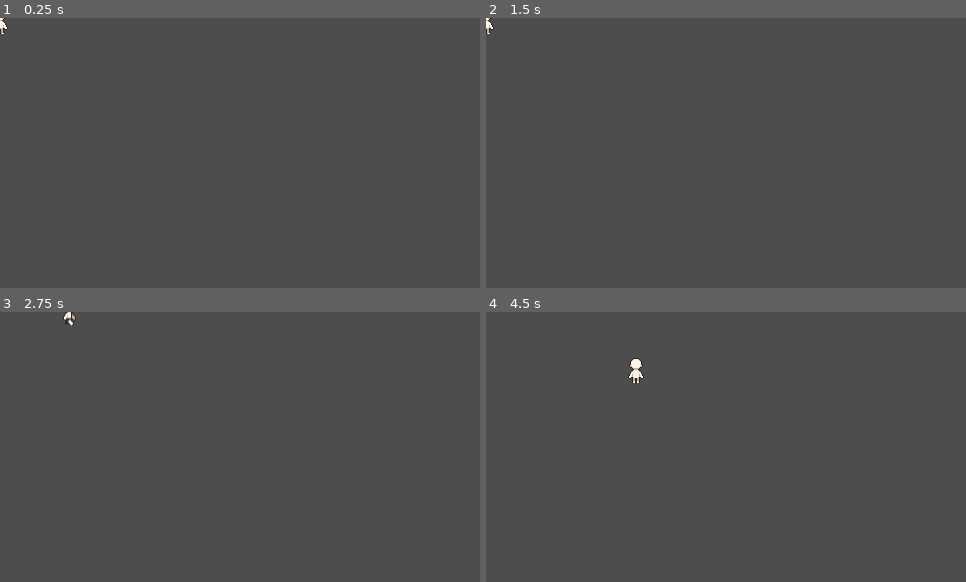
Above: before the commit, frames 1-4 (two rows, left to right).
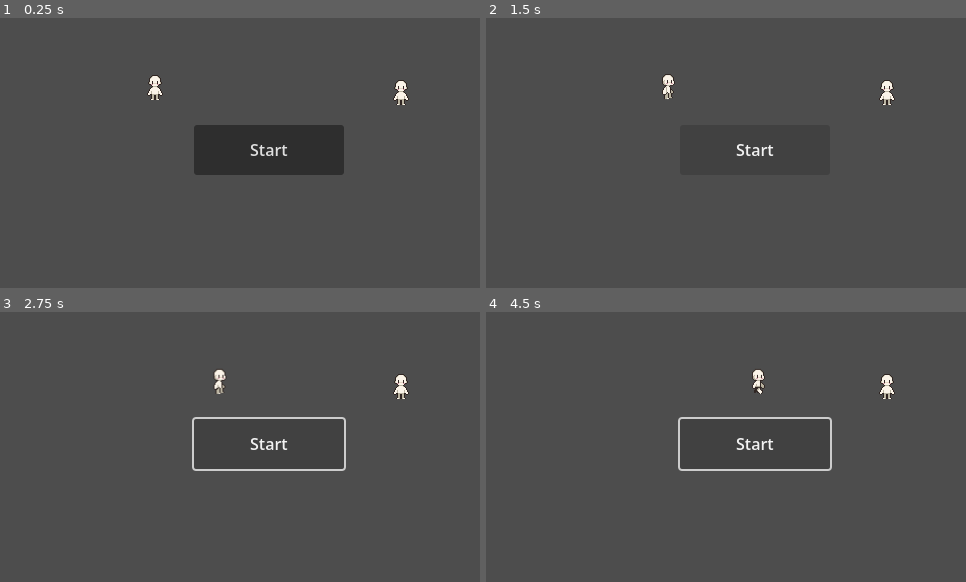
Above: after the commit, the same moments.

Repository: MrMPN/ZankokuGame
Game: Godot game, scene res://scene.tscn
The game is run twice, just before and just after one commit, with the same random seed, the same clock (stepped at 60 frames per second) and the same inputs.
Inputs (mouse positions are in pixels of both pictures, inside the frame that each line leads up to):
- Up to frame 1 (0.25 s): no input
- Up to frame 2 (1.5 s): click (754, 150) at 0.5 s, where only the run after the commit has a clickable "Start"; click (754, 150) at 1.25 s, where only the run after the commit has a clickable "Start"
- Up to frame 3 (2.75 s): hold Right (ui_right) from 2.03 s (still down)
- Up to frame 4 (4.5 s): release Right (ui_right) at 2.78 s; hold Down (ui_down) 2.78-3.53 s; hold Right (ui_right) 3.53-4.28 s; hold Up (ui_up) from 4.28 s (still down)

The runs differ from the first frame. In frame 1, 6.2% of the frame differs, in the area x 0-86%, y 0-59%; in frame 2, 0.6%; in frame 3, 1.2%; in frame 4, 1.4%.

Commit message:
Now Char 2 emits music somehow

Diff:
--- a/icon.svg
+++ /dev/null
@@ -1 +0,0 @@
-<svg xmlns="http://www.w3.org/2000/svg" width="128" height="128"><rect width="124" height="124" x="2" y="2" fill="#363d52" stroke="#212532" stroke-width="4" rx="14"/><g fill="#fff" transform="translate(12.322 12.322)scale(.101)"><path d="M105 673v33q407 354 814 0v-33z"/><path fill="#478cbf" d="m105 673 152 14q12 1 15 14l4 67 132 10 8-61q2-11 15-15h162q13 4 15 15l8 61 132-10 4-67q3-13 15-14l152-14V427q30-39 56-81-35-59-83-108-43 20-82 47-40-37-88-64 7-51 8-102-59-28-123-42-26 43-46 89-49-7-98 0-20-46-46-89-64 14-123 42 1 51 8 102-48 27-88 64-39-27-82-47-48 49-83 108 26 42 56 81zm0 33v39c0 276 813 276 814 0v-39l-134 12-5 69q-2 10-14 13l-162 11q-12 0-16-11l-10-65H446l-10 65q-4 11-16 11l-162-11q-12-3-14-13l-5-69z"/><path d="M483 600c0 34 58 34 58 0v-86c0-34-58-34-58 0z"/><circle cx="725" cy="526" r="90"/><circle cx="299" cy="526" r="90"/></g><g fill="#414042" transform="translate(12.322 12.322)scale(.101)"><circle cx="307" cy="532" r="60"/><circle cx="717" cy="532" r="60"/></g></svg>
--- a/main_character.gd
+++ b/main_character.gd
@@ -1,9 +1,45 @@
 extends AnimatedSprite2D
 
 @export var speed: float = 100.0
+@export var movement_enabled: bool = false
+@export var target_node_path: NodePath
+var target_node: Node2D
+
+func _ready() -> void:
+	print("MainCharacter ready. target_node_path: ", target_node_path)
+	if target_node_path:
+		target_node = get_node(target_node_path)
+		if target_node:
+			print("MainCharacter successfully found target_node: ", target_node.name)
+		else:
+			print("MainCharacter FAILED to find target_node at path: ", target_node_path)
+	else:
+		print("MainCharacter has no target_node_path set")
+
+var _moving_to_target: bool = false
 
 func _process(delta: float) -> void:
-	var direction = Vector2.ZERO
+	if _moving_to_target and target_node:
+		print("Got here and")
+		var target_pos: Vector2 = target_node.position
+		var direction: Vector2 = (target_pos - position).normalized()
+		var distance: float = position.distance_to(target_pos)
+
+		if distance > 2.0: # Small threshold to avoid jittering
+			position += direction * speed * delta
+			play_walk_animation(direction)
+		else:
+			position = target_pos
+			_moving_to_target = false
+			stop()
+		return
+
+	if not movement_enabled:
+		stop()
+		return
+
+	var direction: Vector2 = Vector2.ZERO
+	direction.normalized()
 
 	if Input.is_action_pressed("ui_right"):
 		direction.x += 1
@@ -33,3 +69,22 @@
 			play("walk_down")
 		else:
 			play("walk_up")
+
+func toggle_movement() -> void:
+	movement_enabled = !movement_enabled
+
+func move_to_target_node() -> void:
+	print("move_to_target_node called")
+	print("target_node_path value: ", target_node_path)
+
+	# Attempt to re-resolve if null
+	if not target_node and target_node_path:
+		print("target_node is null, attempting to resolve again...")
+		target_node = get_node_or_null(target_node_path)
+
+	print("target_node value: ", target_node)
+	if target_node:
+		print("Target node is set to: ", target_node.name)
+		_moving_to_target = true
+	else:
+		print("Error: target_node is NOT set. Tried path: ", target_node_path)
--- a/project.godot
+++ b/project.godot
@@ -13,13 +13,15 @@
 config/name="ZankokuGame"
 run/main_scene="uid://1ah7k8fohqj5"
 config/features=PackedStringArray("4.6", "Forward Plus")
-config/icon="res://icon.svg"
+
+[debug]
+
+gdscript/warnings/untyped_declaration=2
 
 [display]
 
 window/size/viewport_width=480
 window/size/viewport_height=270
-window/size/mode=2
 window/stretch/mode="canvas_items"
 
 [physics]
--- /dev/null
+++ b/scene.gd
@@ -0,0 +1,14 @@
+extends Node2D
+
+
+# Called when the node enters the scene tree for the first time.
+func _ready() -> void:
+	$MainCharacter2/AudioStreamPlayer2D.play()
+	$MainCharacter2/AudioStreamPlayer2D2.play()
+
+	pass # Replace with function body.
+
+
+# Called every frame. 'delta' is the elapsed time since the previous frame.
+func _process(delta: float) -> void:
+	pass
--- a/scene.tscn
+++ b/scene.tscn
@@ -1,7 +1,10 @@
 [gd_scene format=3 uid="uid://1ah7k8fohqj5"]
 
+[ext_resource type="Script" uid="uid://b6be164o5y1cg" path="res://scene.gd" id="1_3253y"]
 [ext_resource type="Texture2D" uid="uid://cfhgnjyt6ikiu" path="res://Eris Esra's Character Template 4.0/16x32/16x32 Walk-Sheet.png" id="1_ulcgi"]
 [ext_resource type="Script" uid="uid://b720d7byl8o46" path="res://main_character.gd" id="2_yv4w1"]
+[ext_resource type="AudioStream" uid="uid://ndd600jg0qn2" path="res://chill af theme for a safe place.wav" id="4_u3cyc"]
+[ext_resource type="AudioStream" uid="uid://ccub62w26a3gr" path="res://chill af theme for a safe place 2.wav" id="5_m7jmp"]
 
 [sub_resource type="AtlasTexture" id="AtlasTexture_nxogm"]
 atlas = ExtResource("1_ulcgi")
@@ -106,8 +109,42 @@
 }]
 
 [node name="Scene" type="Node2D" unique_id=247078000]
+script = ExtResource("1_3253y")
+
+[node name="CanvasLayer" type="CanvasLayer" parent="." unique_id=912477423]
+
+[node name="StartButton" type="Button" parent="CanvasLayer" unique_id=282227103]
+offset_left = 194.0
+offset_top = 107.0
+offset_right = 344.0
+offset_bottom = 157.0
+text = "Start"
 
 [node name="MainCharacter" type="AnimatedSprite2D" parent="." unique_id=590002924]
+position = Vector2(155, 66)
 sprite_frames = SubResource("SpriteFrames_gu47o")
 animation = &"walk_down"
 script = ExtResource("2_yv4w1")
+speed = 30.0
+target_node_path = NodePath("../MainCharacter2")
+
+[node name="AudioListener2D" type="AudioListener2D" parent="MainCharacter" unique_id=914930938]
+current = true
+
+[node name="MainCharacter2" type="AnimatedSprite2D" parent="." unique_id=141750242]
+position = Vector2(401, 71)
+sprite_frames = SubResource("SpriteFrames_gu47o")
+animation = &"walk_down"
+script = ExtResource("2_yv4w1")
+
+[node name="AudioStreamPlayer2D" type="AudioStreamPlayer2D" parent="MainCharacter2" unique_id=2139429188]
+stream = ExtResource("4_u3cyc")
+max_distance = 170.0
+attenuation = 1.0352648
+
+[node name="AudioStreamPlayer2D2" type="AudioStreamPlayer2D" parent="MainCharacter2" unique_id=1047157991]
+stream = ExtResource("5_m7jmp")
+max_distance = 170.0
+attenuation = 3.2490087
+
+[connection signal="pressed" from="CanvasLayer/StartButton" to="MainCharacter" method="move_to_target_node"]
Not shown, added: chill af theme for a safe place 2.wav.import
Not shown, added: chill af theme for a safe place.wav.import
Not shown, removed: icon.svg.import
Not shown, added: scene.gd.uid
Not shown, added: chill af theme for a safe place 2.wav
Not shown, added: chill af theme for a safe place.wav
